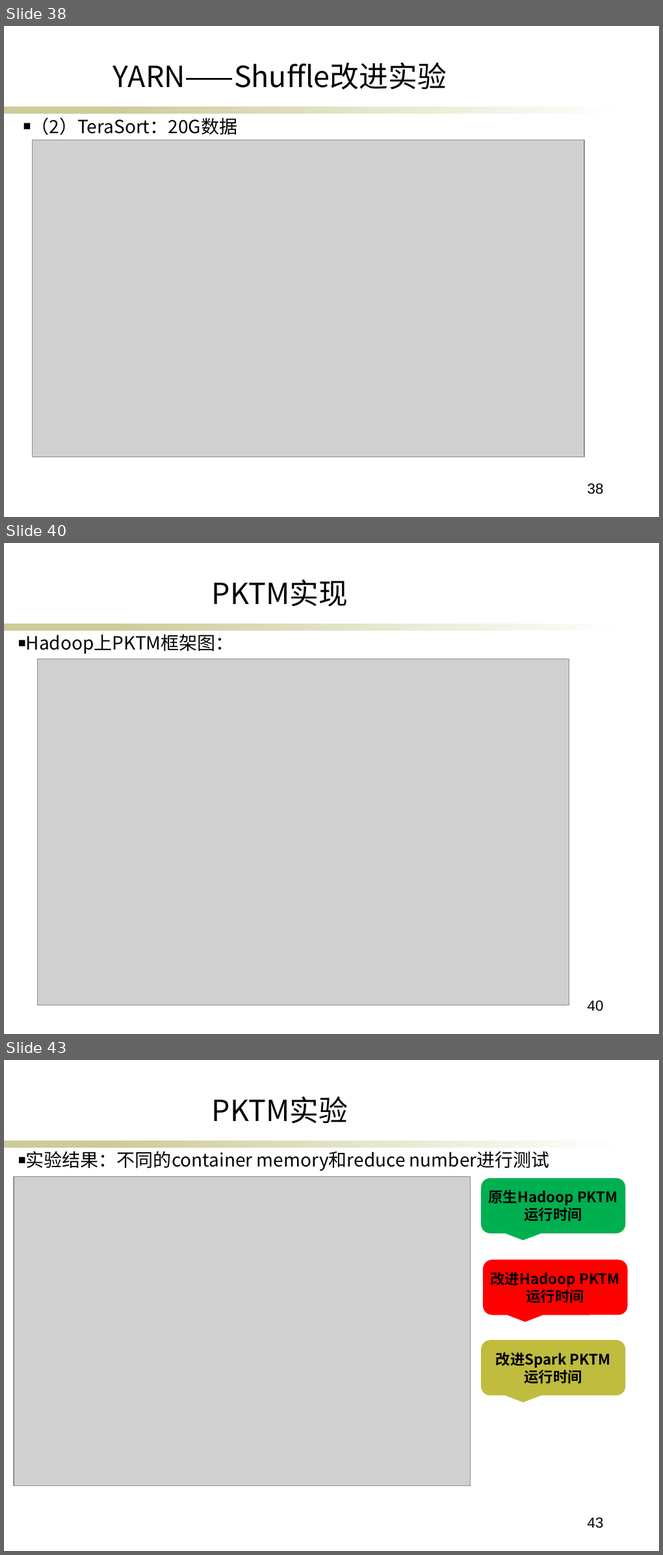
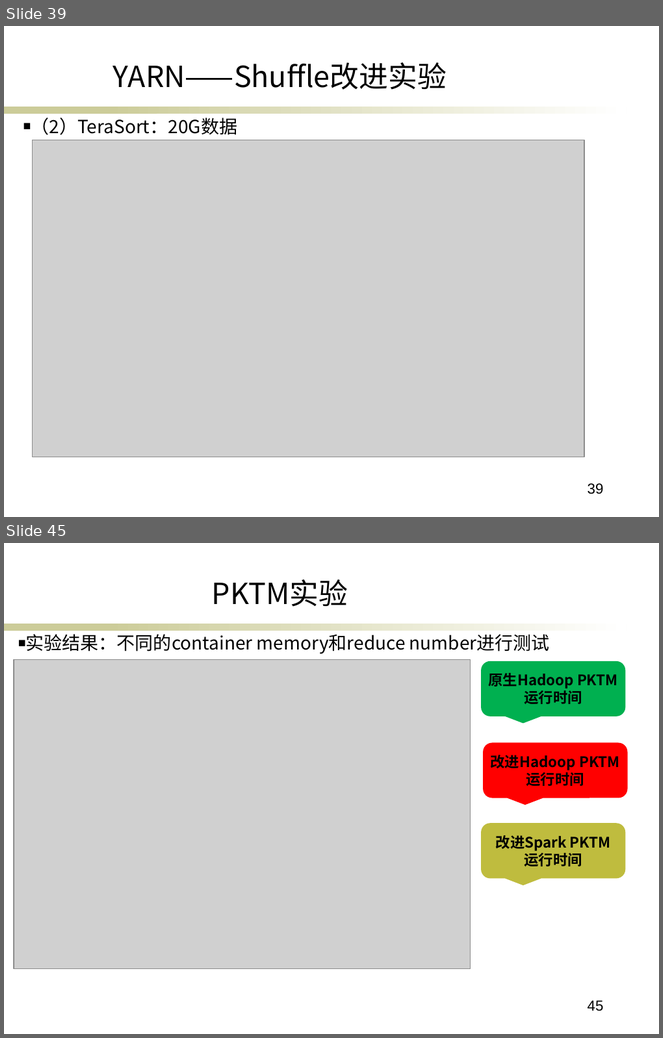
Before and after one commit to ericsonyc/paper, a slide deck: 毕业答辩.pptx. Shown one above the other, each under a label of ours: slides 38, 40 and 43 before the commit, slides 39 and 45 after it; the slides between them are not shown. The pictures are 663x1555 and 663x1038 pixels, drawn with LibreOffice and Linux fonts; fonts in the diff are those of the drawing; grey boxes stand for pictures; background and template pictures are left out. Boxes give left, top, right and bottom in pixels: in the first picture for what was removed or moved away, otherwise in the second. Text is boxed around its words. In the diff, an @@ line names an element or a change of style, - is before the commit and + after.

```diff
--- a/毕业答辩.pptx
+++ b/毕业答辩.pptx
@@ slide 40 removed at <box>4,543,659,1034</box>, background #FFFFFF; not listed: 2 template elements that a slide beside it also shows @@
@@ text removed at <box>212,579,348,607</box> @@
-PKTM实现
@@ text removed at <box>26,634,234,654</box> @@
-■ Hadoop上PKTM框架图：
@@ picture removed at <box>37,659,569,1006</box> @@
@@ page number removed at <box>588,1001,604,1012</box> @@
-40
@@ what was slide 38 is now slide 39 @@
@@ page number at <box>588,484,604,495</box>: text changed @@
-38
+39
@@ what was slide 43 is now slide 45 @@
@@ page number at <box>588,1001,604,1012</box>: text changed @@
-43
+45
```
Also in this commit, not shown: 8 slides changed, 5 slides added, 2 other slides removed.
